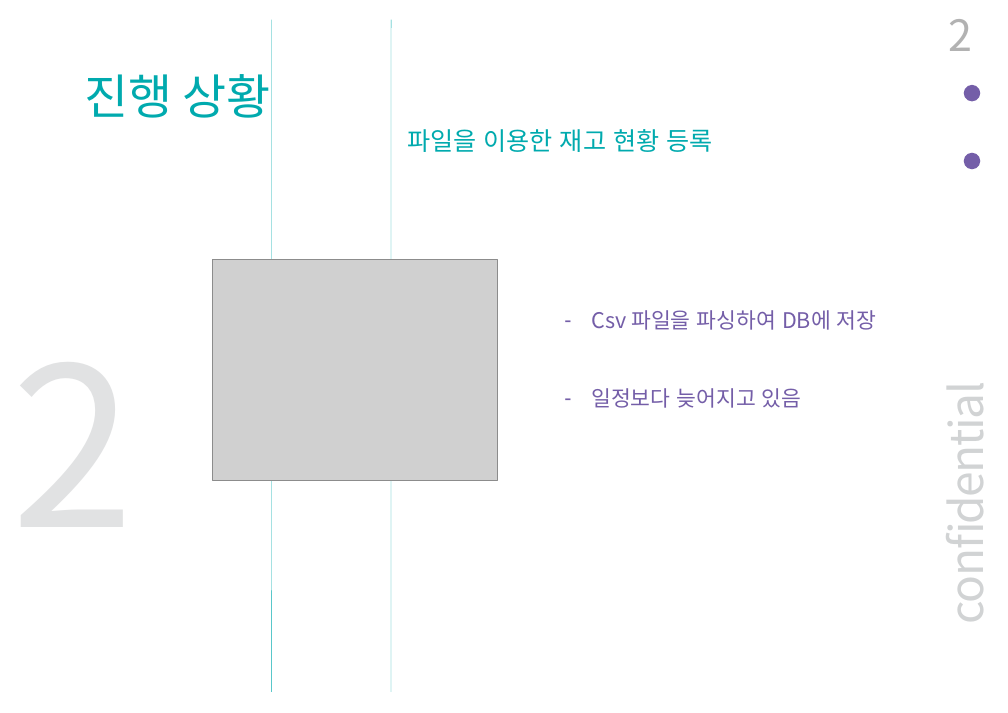
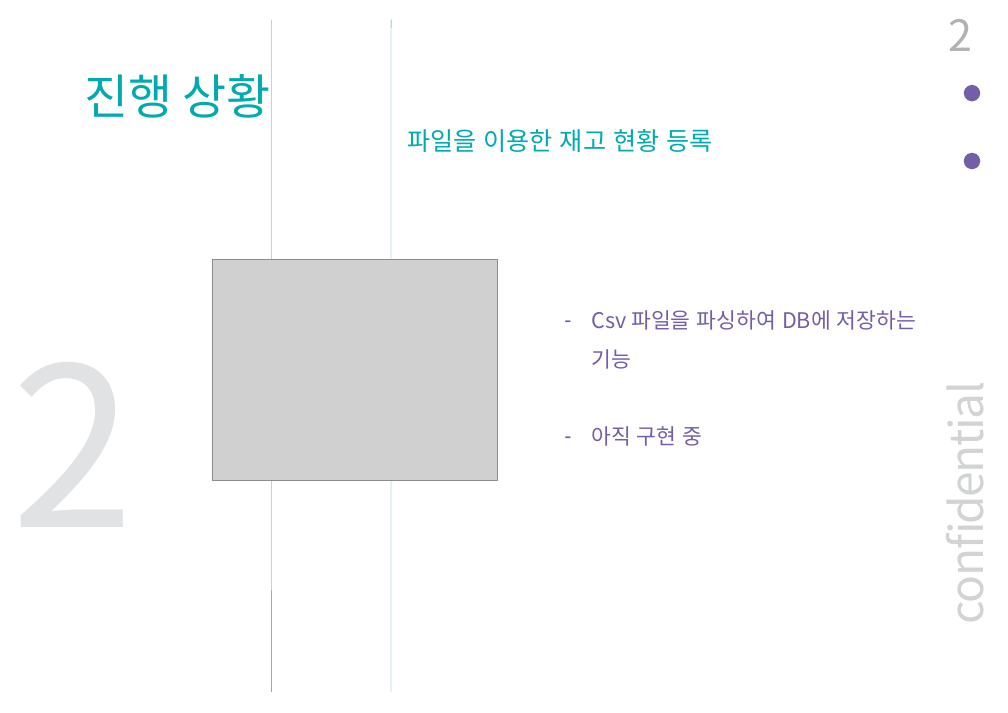
Before and after one commit to BerryWell/CapstoneDesign-2019-02, a slide deck: slide 2 of 제출자료/발표자료/발표 자료_12주차_12조_남근우.pptx. Drawn at 1008x713 pixels with LibreOffice and Linux fonts; fonts in the diff are those of the drawing; grey boxes stand for pictures. Boxes give left, top, right and bottom in pixels: in the first picture for what was removed or moved away, otherwise in the second. Text is boxed around its words. In the diff, an @@ line names an element or a change of style, - is before the commit and + after.

```diff
--- a/제출자료/발표자료/발표 자료_12주차_12조_남근우.pptx
+++ b/제출자료/발표자료/발표 자료_12주차_12조_남근우.pptx
@@ text at <box>591,310,916,446</box>: text changed @@
-– Csv 파일을 파싱하여 DB에 저장
-– 일정보다 늦어지고 있음
+– Csv 파일을 파싱하여 DB에 저장하는 기능
+– 아직 구현 중
```
